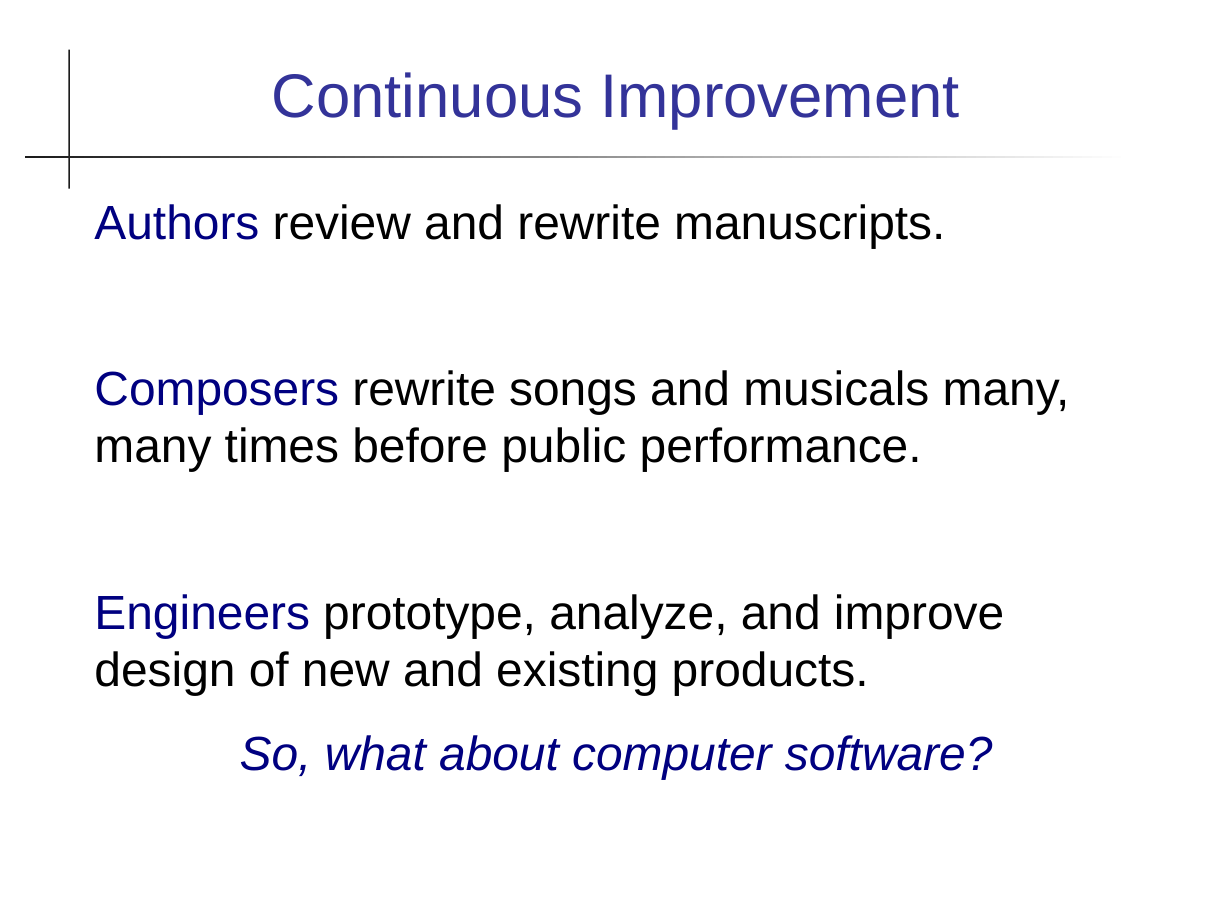
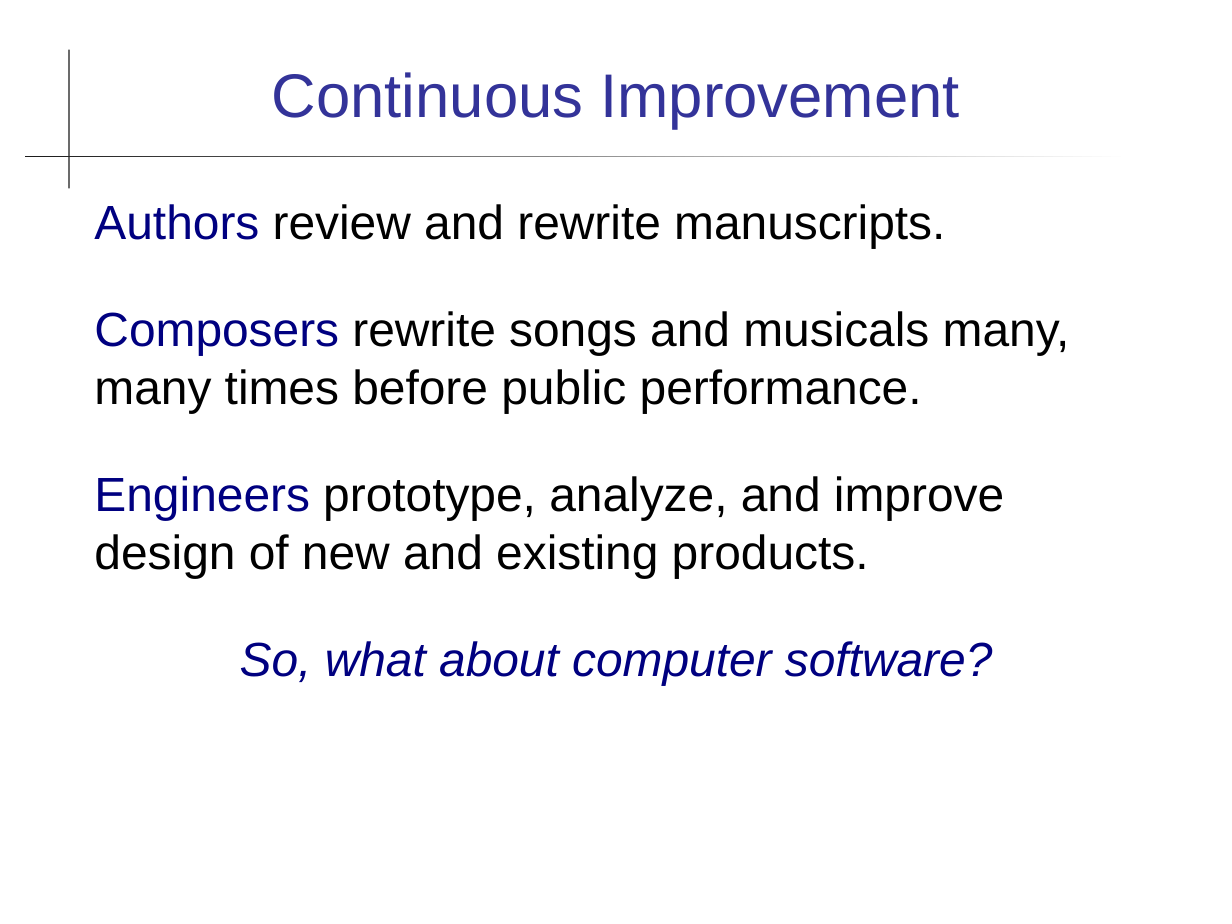
Before and after one commit to cpske/ISP, a slide deck: slide 8 of refactoring/Refactoring.ppt (slide 7 before the commit). Drawn at 1232x924 pixels with LibreOffice and Linux fonts; fonts in the diff are those of the drawing. Boxes give left, top, right and bottom in pixels: in the first picture for what was removed or moved away, otherwise in the second. Text is boxed around its words. In the diff, an @@ line names an element or a change of style, - is before the commit and + after.

```diff
--- a/refactoring/Refactoring.ppt
+++ b/refactoring/Refactoring.ppt
@@ text "Authors review and rewrite manuscripts." at <box>94,204,1070,685</box>: more space between paragraphs @@
```
Also in this commit, not shown: 14 other slides changed, 2 slides added, 1 slide removed, 2 other files.
